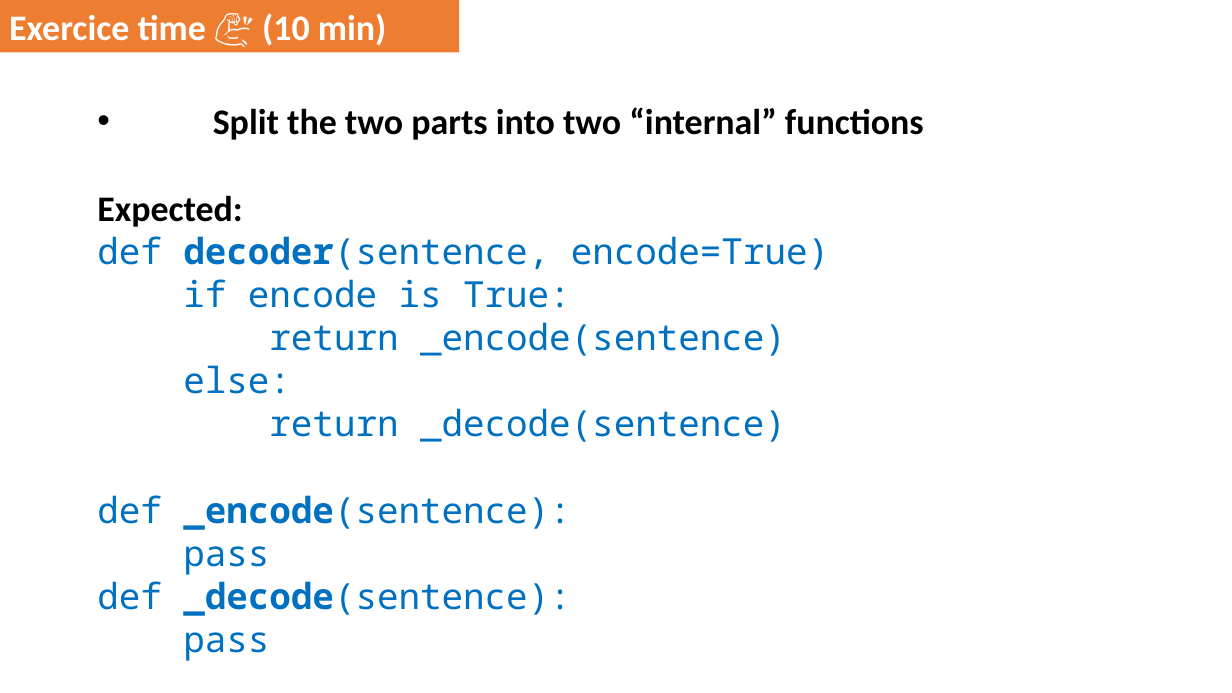
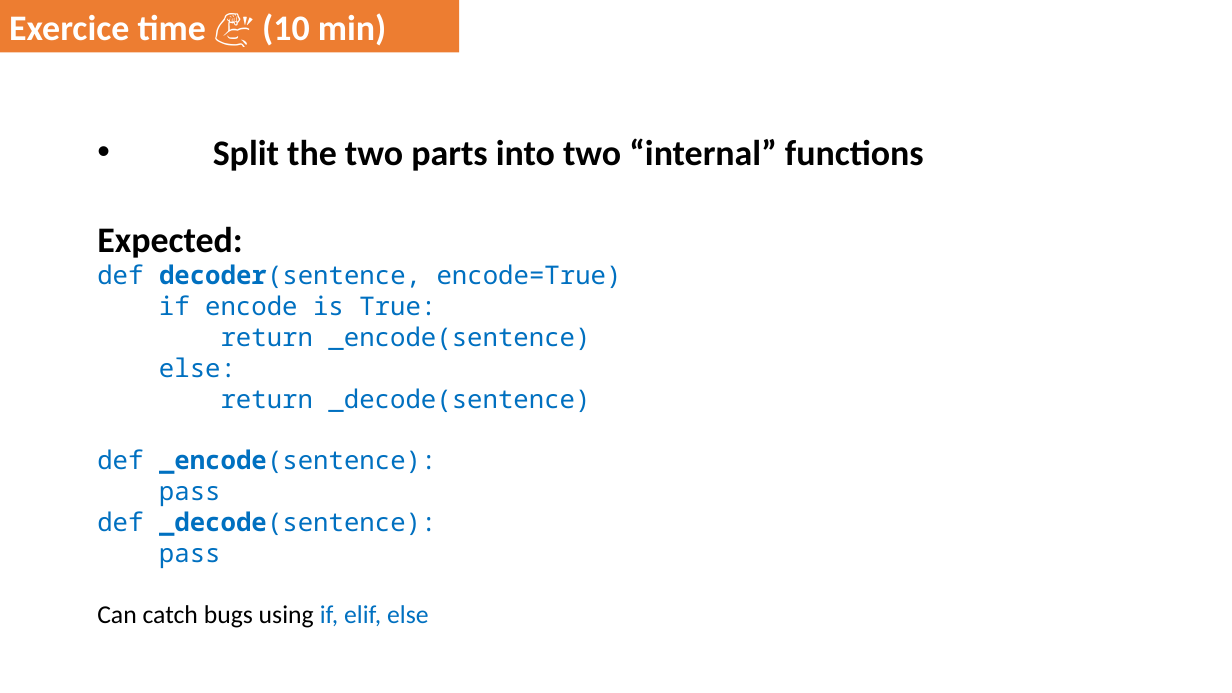
Before and after one commit to DominiqueMakowski/teaching, a slide deck: slide 29 of Python/2022_Zurich/AdvancedPython_2022.pptx (slide 30 before the commit). Drawn at 1232x693 pixels with LibreOffice and Linux fonts; fonts in the diff are those of the drawing. Boxes give left, top, right and bottom in pixels: in the first picture for what was removed or moved away, otherwise in the second. Text is boxed around its words. In the diff, an @@ line names an element or a change of style, - is before the commit and + after.

```diff
--- a/Python/2022_Zurich/AdvancedPython_2022.pptx
+++ b/Python/2022_Zurich/AdvancedPython_2022.pptx
@@ text at [97,264,622,568]: size 28 to 20 pt in "def decoder(sentence, encode=True)", "if encode is True:", "return _encode(sentence)", "else:" and 5 more places @@
@@ text at [97,605,428,628]: paragraph added @@
+Can catch bugs using if, elif, else
```
Also in this commit, not shown: 4 other slides changed, 13 slides added, 5 slides removed.
